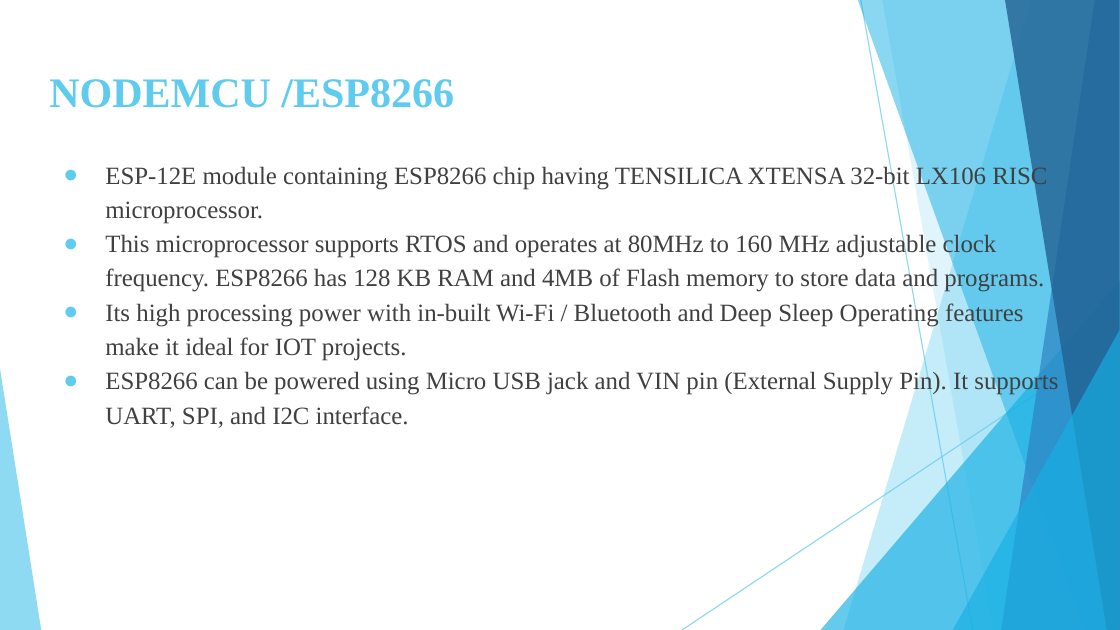
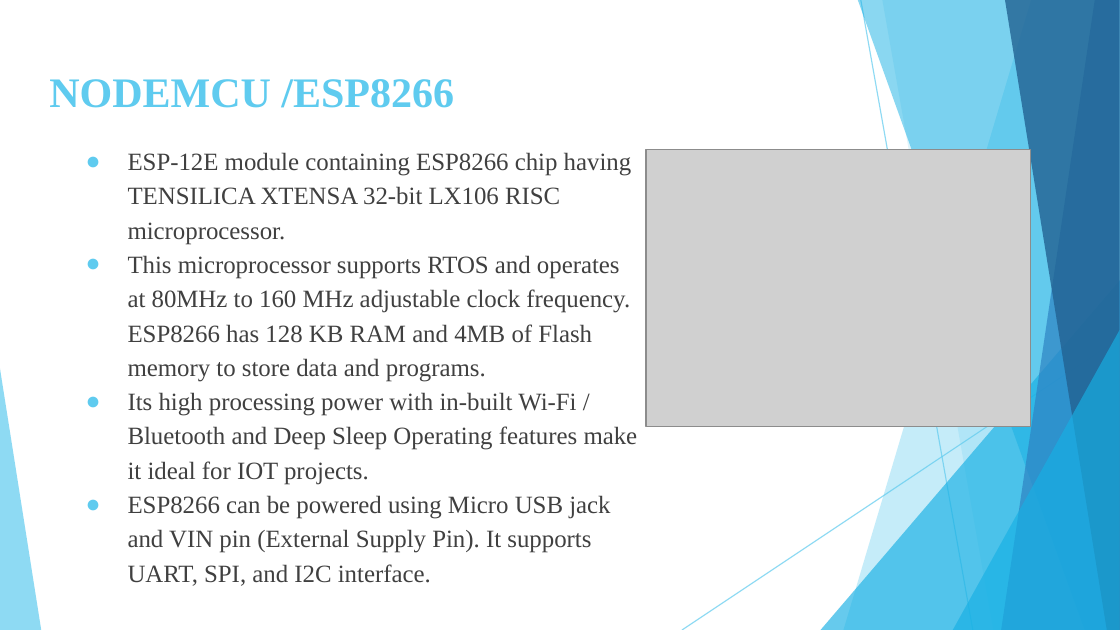
Before and after one commit to Sampanna-T/Major_Project, a slide deck: slide 26 of Doc/Major_Project.pptx (slide 27 before the commit). Drawn at 1120x630 pixels with LibreOffice and Linux fonts; fonts in the diff are those of the drawing; grey boxes stand for pictures. Boxes give left, top, right and bottom in pixels: in the first picture for what was removed or moved away, otherwise in the second. Text is boxed around its words. In the diff, an @@ line names an element or a change of style, - is before the commit and + after.

```diff
--- a/Doc/Major_Project.pptx
+++ b/Doc/Major_Project.pptx
@@ text "ESP-12E module containing ESP8266 chip ..." rewrapped from (105, 164, 1058, 428) to (128, 152, 638, 553) @@
@@ picture added at (646, 150, 1030, 427) @@
```
Also in this commit, not shown: 14 other slides changed, 5 slides removed, 1 other file.
